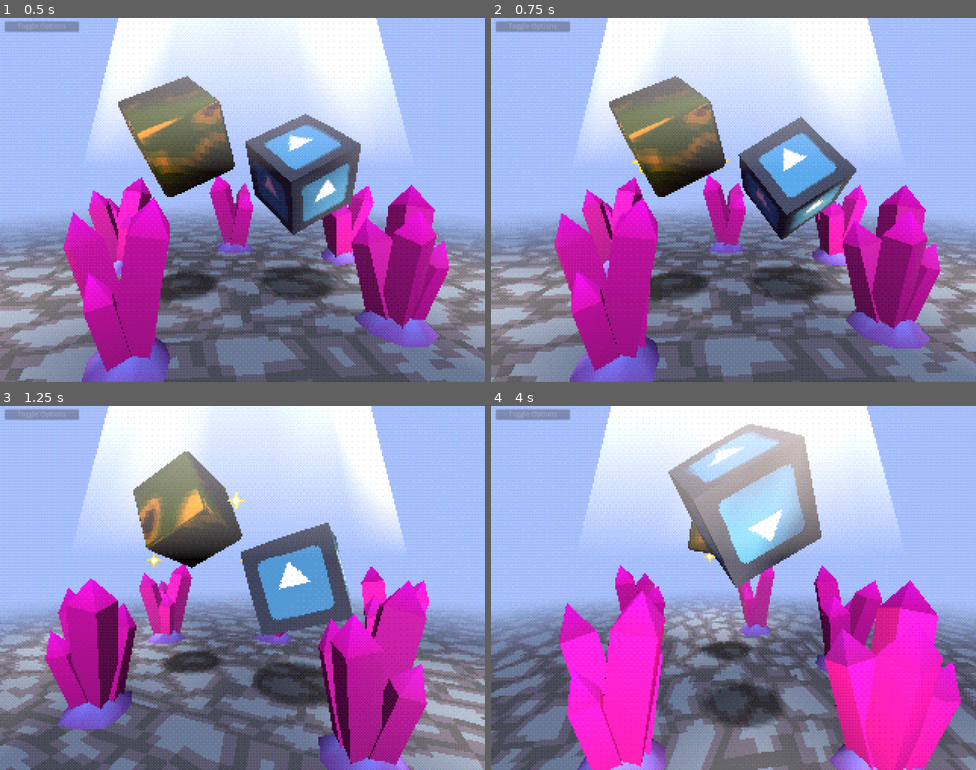
Above: before the commit, frames 1-4 (two rows, left to right).
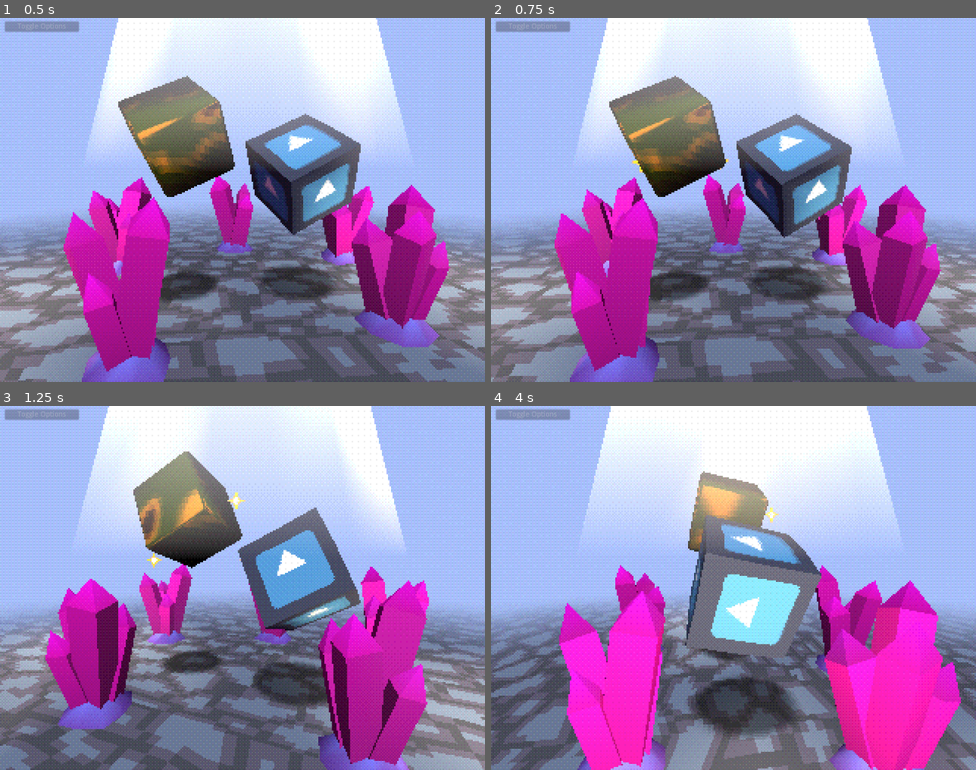
Above: after the commit, the same moments.

Repository: MenacingMecha/godot-psx-style-demo
Game: Godot game, scene res://post_process/pp_stack.tscn
The game is run twice, just before and just after one commit, with the same random seed, the same clock (stepped at 60 frames per second) and the same inputs. The engine's default icon, where the game draws it, is replaced by a stand-in: a white triangle on a blue panel in a dark square.
Inputs:
- Up to frame 1 (0.5 s): no input
- Up to frame 2 (0.75 s): tap Enter (ui_accept) at 0.5 s
- Up to frame 3 (1.25 s): tap Enter (ui_accept) at 0.77 s
- Up to frame 4 (4 s): tap Enter (ui_accept) at 1.52, 3.02, 3.77 s

Frame 1 is identical in both runs. In frame 2, 4.1% of the frame differs, in the area x 50-76%, y 26-74%; in frame 3, 3.2%; in frame 4, 15%, in the area x 36-69%, y 5-92%.
Error before the commit: Assertion failed. (res://world/scene_controls.gd:16)

Commit message:
Renamed `on_reset()` to `restart()` to follow `Particle` API

Diff:
--- a/world/particle_reset.gd
+++ /dev/null
@@ -1,5 +0,0 @@
-extends Particles
-
-func _physics_process(delta):
-	if Input.is_action_just_pressed("reset_camera_position"):
-		restart()
--- a/world/scene_controls.gd
+++ b/world/scene_controls.gd
@@ -5,16 +5,17 @@
 
 const PAUSE_ACTION := "ui_accept"
 const RESET_ACTION := "reset_camera_position"
-const CAN_PAUSE_AND_RESET_NODE_GROUP := "can_pause_and_reset"
 
 var _is_paused := false setget _set_is_paused
 
 
 func _ready():
-	for node in get_tree().get_nodes_in_group(CAN_PAUSE_AND_RESET_NODE_GROUP):
+	for node in get_tree().get_nodes_in_group("can_pause"):
 		connect("pause", node, "set_process")
-		assert(node.has_method("on_reset"))
-		connect("reset", node, "on_reset")
+
+	for node in get_tree().get_nodes_in_group("can_restart"):
+		assert(node.has_method("restart"))
+		connect("reset", node, "restart")
 
 
 func _unhandled_input(event: InputEvent):
--- a/world/shadow/shadow.tscn
+++ b/world/shadow/shadow.tscn
@@ -8,7 +8,7 @@
 subdivide_width = 1
 subdivide_depth = 1
 
-[node name="BoxShadow" type="Spatial" groups=["can_pause_and_reset"]]
+[node name="BoxShadow" type="Spatial" groups=["can_pause", "can_restart"]]
 transform = Transform( 3, 0, 0, 0, 3, 0, 0, 0, 3, 0, 0, 0 )
 script = ExtResource( 2 )
 
--- a/world/spatial_sin_pan.gd
+++ b/world/spatial_sin_pan.gd
@@ -18,7 +18,7 @@
 	)
 
 
-func on_reset():
+func restart():
 	set_transform(self._default_transform)
 	self._time = 0
 
--- a/world/world.tscn
+++ b/world/world.tscn
@@ -12,7 +12,6 @@
 [ext_resource path="res://world/light-shaft.obj" type="ArrayMesh" id=10]
 [ext_resource path="res://world/crystal/crystal_mesh.tscn" type="PackedScene" id=11]
 [ext_resource path="res://world/bevel-box.obj" type="ArrayMesh" id=12]
-[ext_resource path="res://world/particle_reset.gd" type="Script" id=13]
 [ext_resource path="res://world/scene_controls.gd" type="Script" id=14]
 [ext_resource path="res://world/world_env.tres" type="Environment" id=15]
 
@@ -46,22 +45,21 @@
 
 [node name="World" type="Spatial"]
 
-[node name="BoxMetal" type="MeshInstance" parent="." groups=["can_pause_and_reset"]]
+[node name="BoxMetal" type="MeshInstance" parent="." groups=["can_pause", "can_restart"]]
 transform = Transform( 0.613118, 0, 0, 0, 0.613118, 0, 0, 0, 0.613118, -1, 2.236, 0 )
 mesh = ExtResource( 12 )
 material/0 = ExtResource( 9 )
 script = ExtResource( 3 )
 
-[node name="Particles" type="Particles" parent="BoxMetal"]
+[node name="Particles" type="Particles" parent="BoxMetal" groups=["can_restart"]]
 transform = Transform( 0.999973, 0.00729208, -0.00112456, -0.00729237, 0.999973, -0.000250523, 0.00112271, 0.000258713, 0.999999, 0, 0, 0 )
 process_material = SubResource( 1 )
 draw_pass_1 = SubResource( 2 )
-script = ExtResource( 13 )
 
 [node name="BoxMetalShadow" parent="." instance=ExtResource( 6 )]
 transform = Transform( 1, 0, 0, 0, 1, 0, 0, 0, 1, -1, 0, 0 )
 
-[node name="BoxLit" type="MeshInstance" parent="." groups=["can_pause_and_reset"]]
+[node name="BoxLit" type="MeshInstance" parent="." groups=["can_pause", "can_restart"]]
 transform = Transform( 0.613118, 0, 0, 0, 0.613118, 0, 0, 0, 0.613118, 1, 2.236, 0 )
 mesh = ExtResource( 8 )
 material/0 = ExtResource( 5 )
Not shown: 1 places in world/world.tscn that only renumber resources
